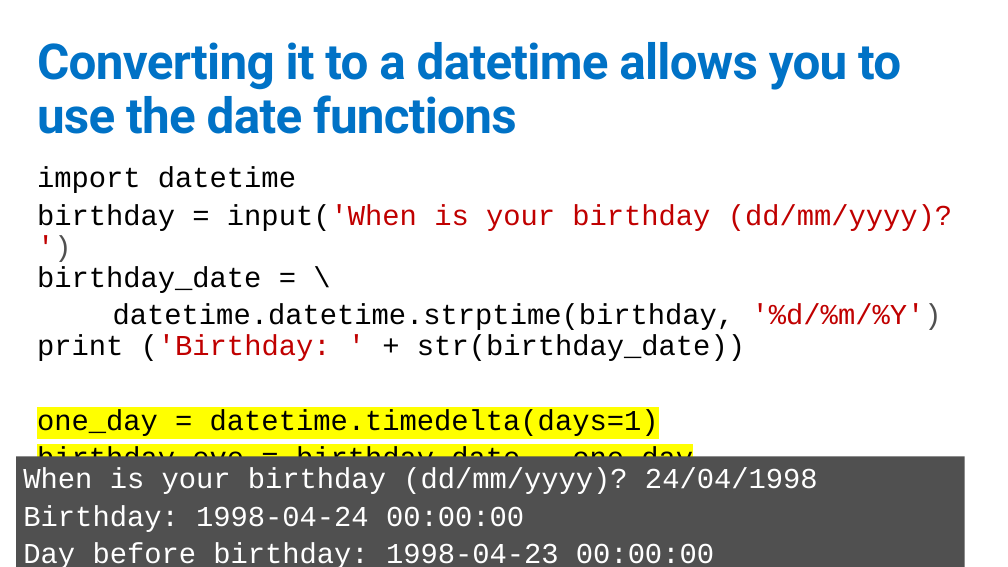
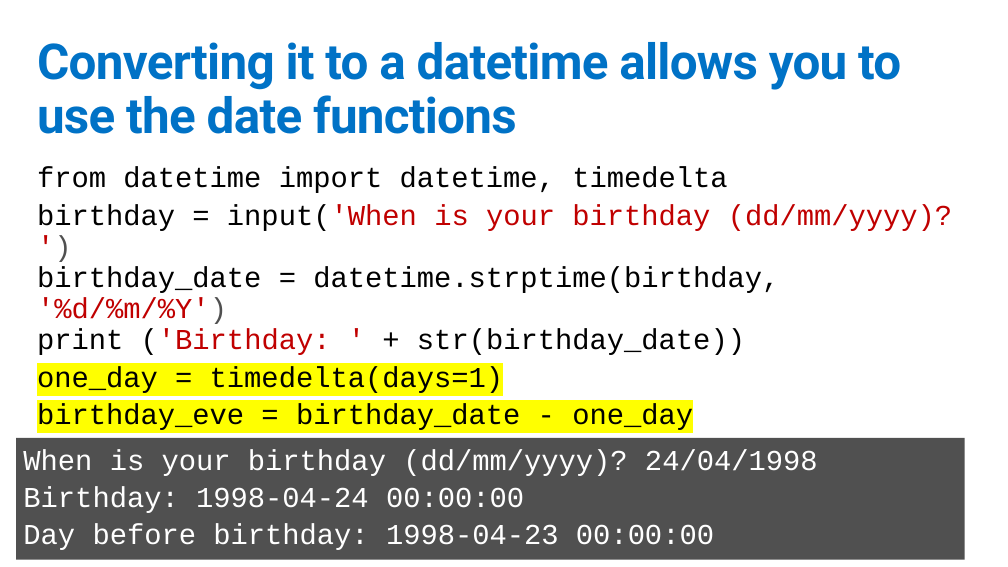
Before and after one commit to GeekTrainer/python-getting-started, a slide deck: slide 6 of Slides/6 - Dates.pptx. Drawn at 1008x567 pixels with LibreOffice and Linux fonts; fonts in the diff are those of the drawing. Boxes give left, top, right and bottom in pixels: in the first picture for what was removed or moved away, otherwise in the second. Text is boxed around its words. In the diff, an @@ line names an element or a change of style, - is before the commit and + after.

```diff
--- a/Slides/6 - Dates.pptx
+++ b/Slides/6 - Dates.pptx
@@ text at (x1=37, y1=167, x2=952, y2=395): text changed @@
-import datetime
-birthday = input('When is your birthday (dd/mm/yyyy)? ')
-birthday_date = \
-datetime.datetime.strptime(birthday, '%d/%m/%Y')
-print ('Birthday: ' + str(birthday_date))
-one_day = datetime.timedelta(days=1)
+from datetime import datetime, timedelta
+birthday = input('When is your birthday (dd/mm/yyyy)? ')
+birthday_date = datetime.strptime(birthday, '%d/%m/%Y')
+print ('Birthday: ' + str(birthday_date))
+one_day = timedelta(days=1)
@@ rectangle "When is your birthday (dd/mm/yyyy)? ..." resized from (x1=16, y1=457, x2=965, y2=567) to (x1=16, y1=438, x2=965, y2=560) @@
```
Also in this commit, not shown: 4 other slides changed, 12 other files.
